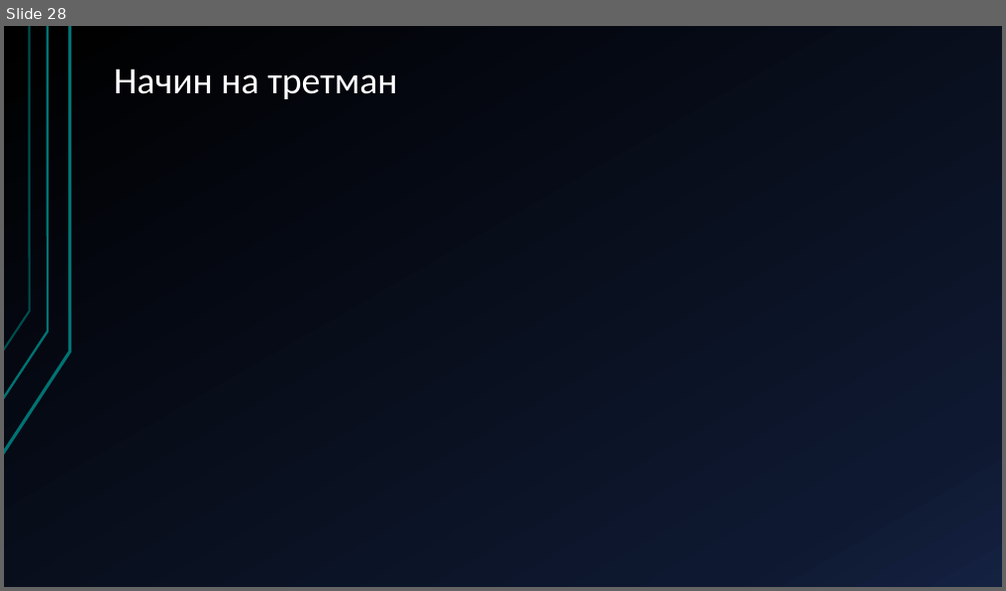
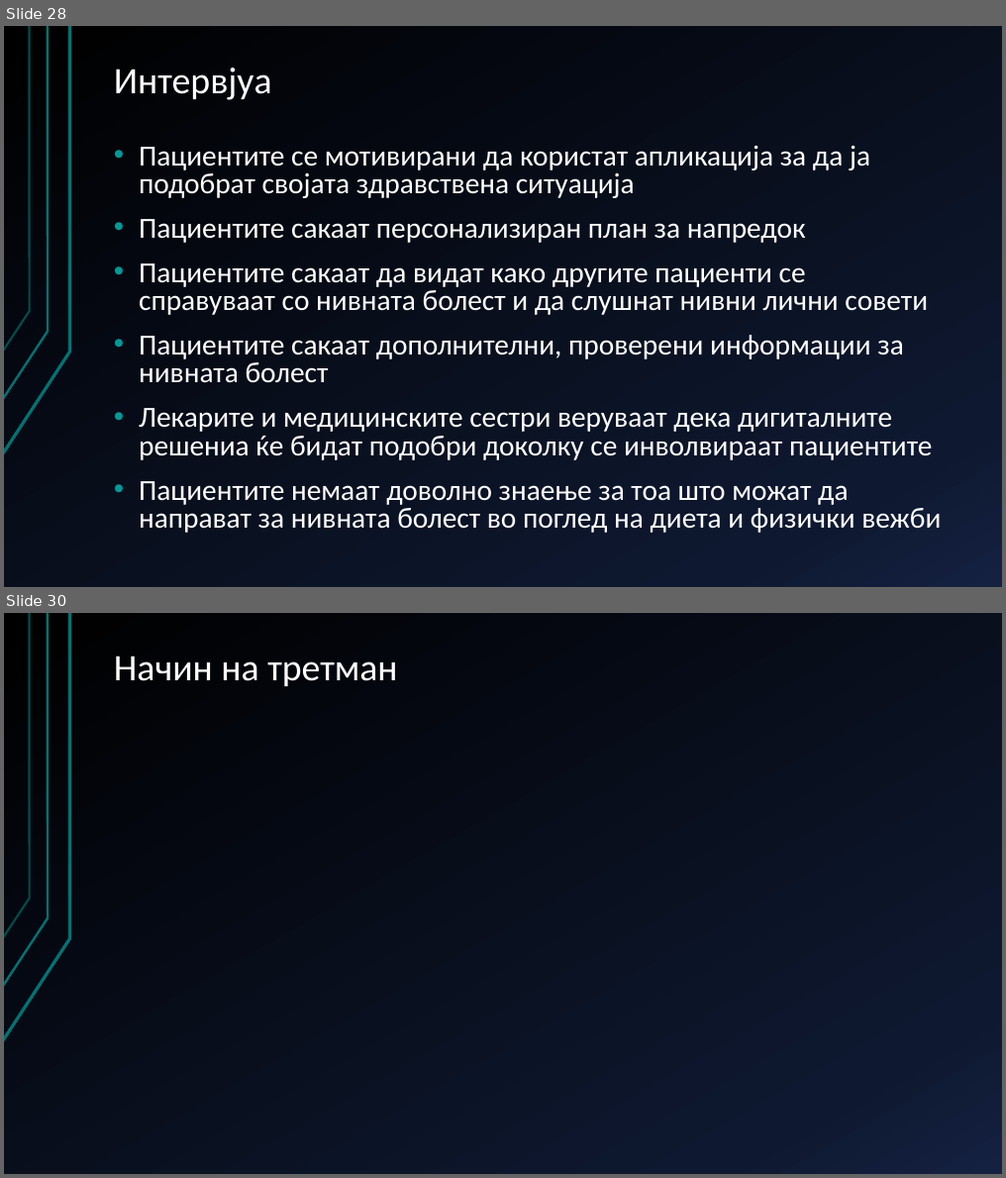
Before and after one commit to AlenDosev/Master, a slide deck: Master.pptx. Shown one above the other, each under a label of ours: slide 28 before the commit, slides 28 and 30 after it; the slides between them are not shown. The pictures are 1006x591 and 1006x1178 pixels, drawn with LibreOffice and Linux fonts; fonts in the diff are those of the drawing. Boxes give left, top, right and bottom in pixels: in the first picture for what was removed or moved away, otherwise in the second. Text is boxed around its words. In the diff, an @@ line names an element or a change of style, - is before the commit and + after.

```diff
--- a/Master.pptx
+++ b/Master.pptx
@@ slide 28 added at <box>4,26,1002,587</box>, background gradient #000000 to #0F1931 to #142242; not listed: 3 template elements that a slide beside it also shows @@
@@ title added at <box>114,68,272,100</box>, 36 pt, text #FFFFFF @@
+Интервјуа
@@ text added at <box>139,145,941,533</box>, 28 pt, text #FFFFFF @@
+• Пациентите се мотивирани да користат апликација за да ја подобрат својата здравствена ситуација
+• Пациентите сакаат персонализиран план за напредок
+• Пациентите сакаат да видат како другите пациенти се справуваат со нивната болест и да слушнат нивни лични совети
+• Пациентите сакаат дополнителни, проверени информации за нивната болест
+• Лекарите и медицинските сестри веруваат дека дигиталните решениа ќе бидат подобри доколку се инволвираат пациентите
+• Пациентите немаат доволно знаење за тоа што можат да направат за нивната болест во поглед на диета и физички вежби
@@ what was slide 28 is now slide 30 @@
```
Also in this commit, not shown: 5 slides changed, 2 other slides added, 2 slides removed.
